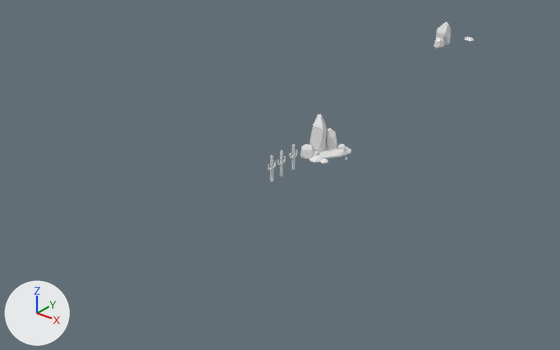
The Blender file week_6/day_1/exercice_xp_gold/Rocks.blend as it was, and as the next commit left it.
Rendered twice from a 50 mm lens placed at (119.0, -152.0, 94.0), pointed at (-20.0, 21.0, -13.0). The lights are fixed; the arrows at lower left show +X, +Y and +Z.

Objects in the first picture: 'bigRock'.
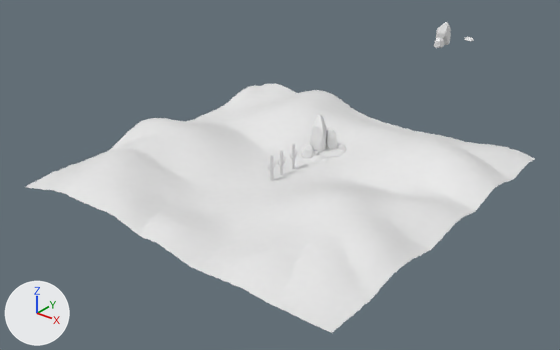
Pixel boxes (x1, y1, x2, y2) of what changed, in the pictures (560 x 350 px):
'Plane', added: after (26, 83, 535, 333)

Edits to the bpy script that builds the scene:
```text
Add mat_material_001:
    mat_material_001 = principled_material('Material.001')
    mat_material_001.base_color = (0.8, 0.8, 0.8)  # white #e7e7e7
Add me_plane:
    me_plane.from_pydata(...)  # 14884 vertices, 14641 faces; spans x -50.0..50.0, y -50.0..50.1, z 0.1..8.5
    me_plane.polygons.foreach_set('use_smooth', [True] * 14641)
    me_plane.materials.append(mat_material_001)  # its picture is missing
Add ob_plane:
    ob_plane = bpy.data.objects.new('Plane', me_plane)
    ob_plane.location = (0.0, 0.0, 0.0)
```
